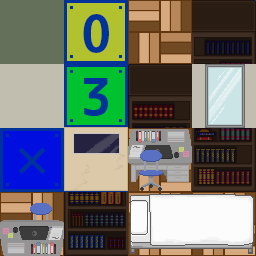
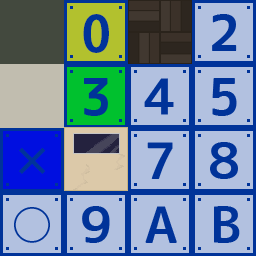
Two versions of the same layered image (256×256). Layer-by-layer changes:
renamed "床タイル" to "暗い床", moved it above "廊下_暗い床", painted on it over [128, 0, 192, 64]
renamed "廊下床" to "廊下_暗い床", painted on it over [0, 0, 64, 64]
removed layer "鏡" over [205, 64, 245, 128]
removed layer "壁" (1st of 2) over [192, 64, 256, 128]
removed layer "本棚左上" over [128, 64, 192, 128]
removed layer "本棚左下" over [64, 192, 128, 256]
removed layer "本棚右上" over [192, 0, 256, 64]
removed layer "本棚右下" over [192, 128, 256, 192]
removed layer "職員室机2" over [128, 129, 192, 191]
removed layer "床タイル" (1st of 5) over [128, 128, 192, 192]
removed layer "職員室机3" over [0, 203, 64, 256]
removed layer "保健室_ベッド左" over [130, 194, 254, 254]
removed layer "床タイル" (2nd of 5) over [128, 192, 192, 256]
removed layer "床タイル" (3rd of 5) over [192, 192, 256, 256]
removed layer "床タイル" (4th of 5) over [0, 192, 64, 256]
